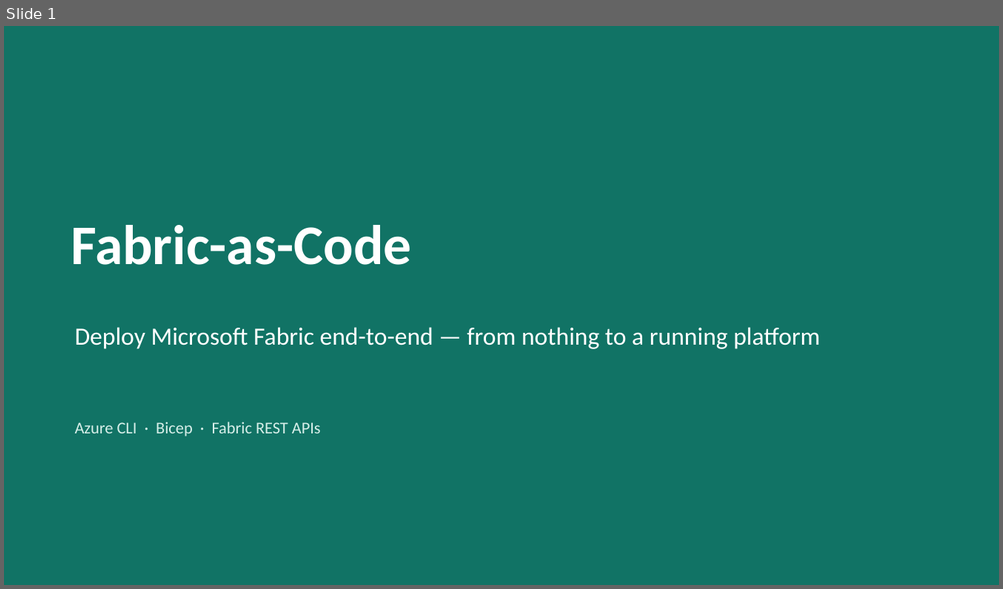
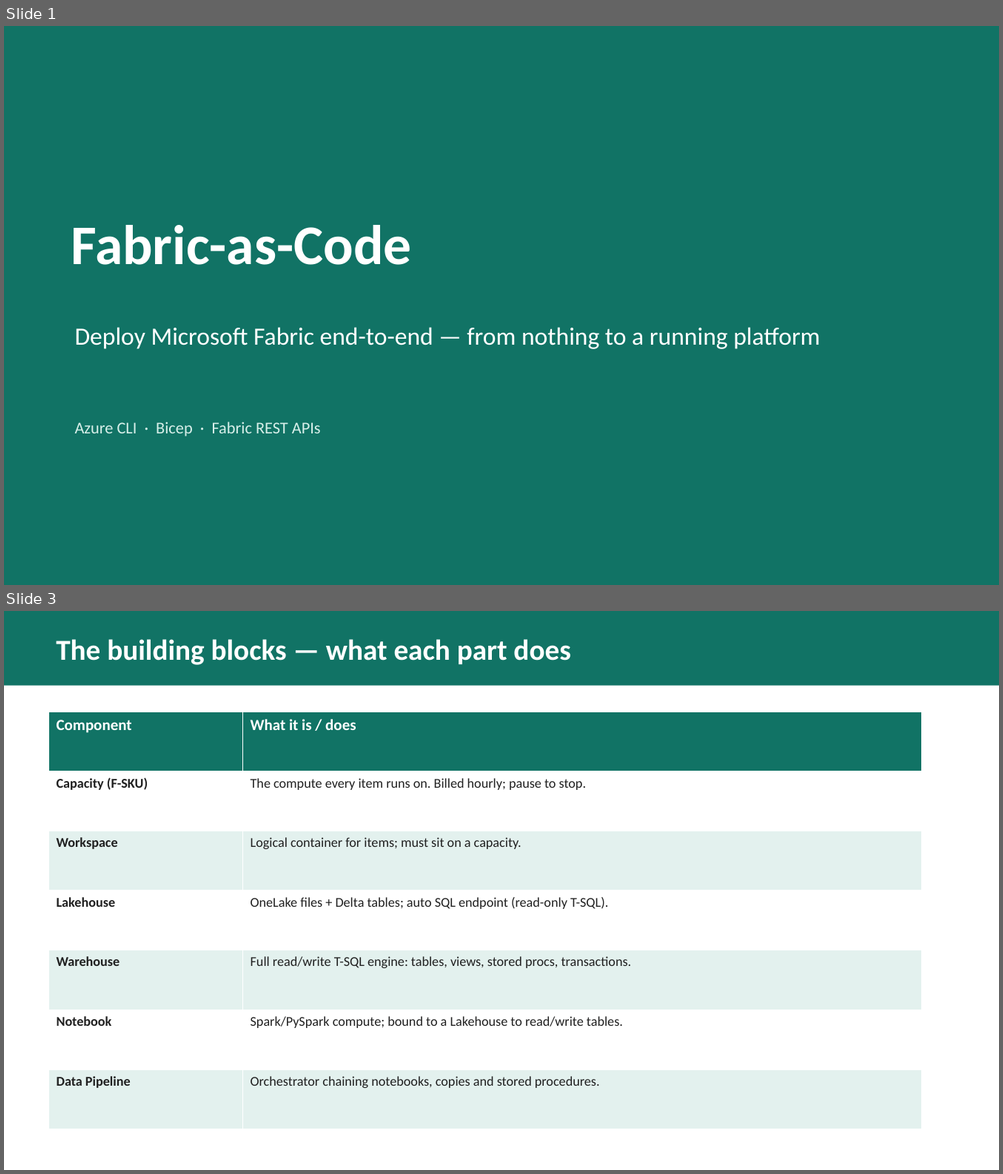
Before and after one commit to melabadi/fabric-as-code, a slide deck: docs/Fabric-as-Code.pptx. Shown one above the other, each under a label of ours: slide 1 before the commit, slides 1 and 3 after it; the slides between them are not shown. The pictures are 1003x589 and 1003x1174 pixels, drawn with LibreOffice and Linux fonts; fonts in the diff are those of the drawing. Boxes give left, top, right and bottom in pixels: in the first picture for what was removed or moved away, otherwise in the second. Text is boxed around its words. In the diff, an @@ line names an element or a change of style, - is before the commit and + after.

```diff
--- a/docs/Fabric-as-Code.pptx
+++ b/docs/Fabric-as-Code.pptx
@@ slide 3 added at (4, 611, 999, 1170), background #FFFFFF @@
@@ rectangle added at (4, 611, 999, 686), fill #117365 @@
@@ text added at (56, 639, 570, 665), 28 pt, text #FFFFFF, bold @@
+The building blocks — what each part does
@@ table added at (48, 712, 922, 1130), 7 rows, 2 columns @@
+Component | What it is / does
+Capacity (F-SKU) | The compute every item runs on. Billed hourly; pause to stop.
+Workspace | Logical container for items; must sit on a capacity.
+Lakehouse | OneLake files + Delta tables; auto SQL endpoint (read-only T-SQL).
+Warehouse | Full read/write T-SQL engine: tables, views, stored procs, transactions.
+Notebook | Spark/PySpark compute; bound to a Lakehouse to read/write tables.
+Data Pipeline | Orchestrator chaining notebooks, copies and stored procedures.
```
Also in this commit, not shown: 8 slides changed, 4 other slides added, 2 slides removed, 4 other files.
